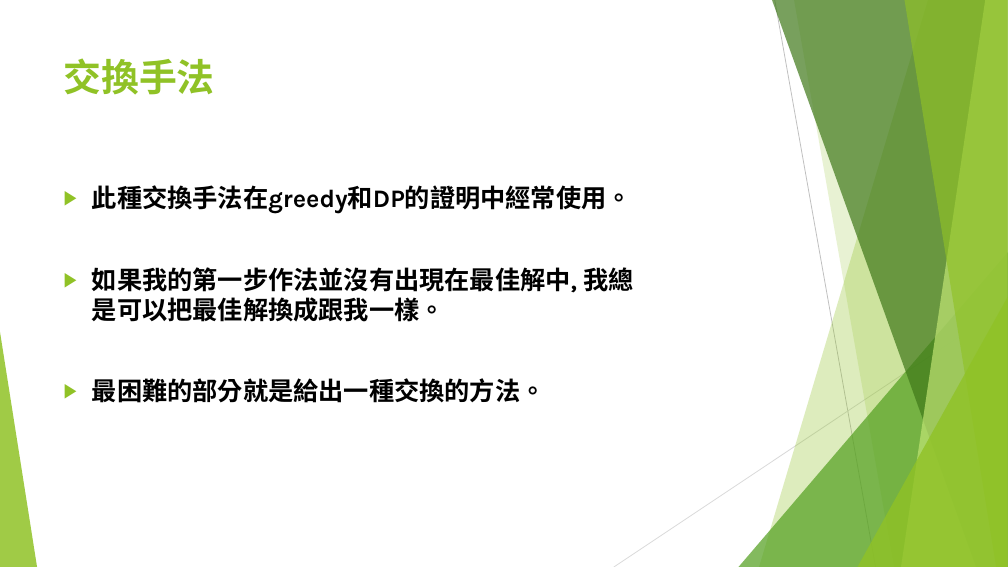
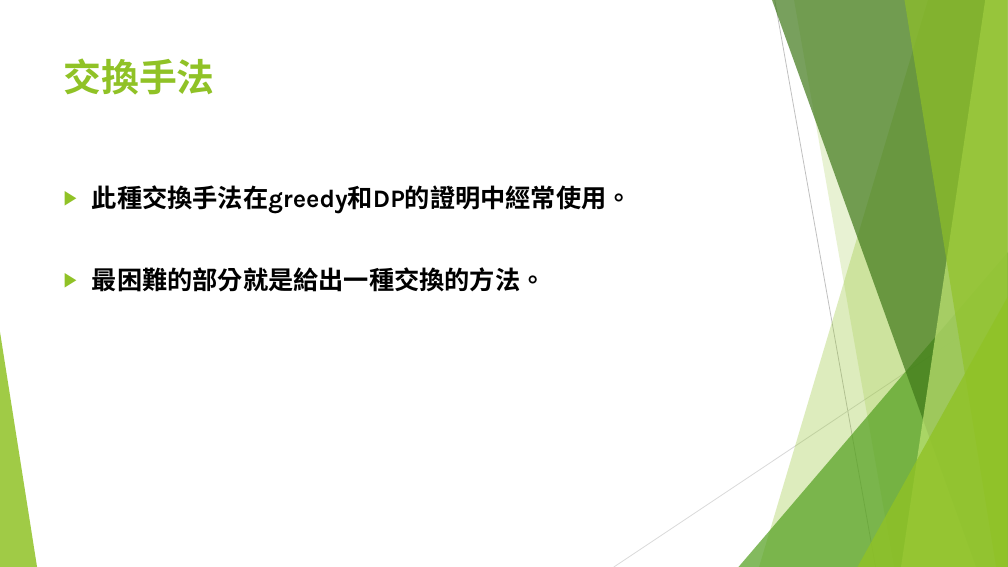
Before and after one commit to S920105123/DP2, a slide deck: slide 19 of presentation/進階動態規劃.pptx (slide 18 before the commit). Drawn at 1008x567 pixels with LibreOffice and Linux fonts; fonts in the diff are those of the drawing. Boxes give left, top, right and bottom in pixels: in the first picture for what was removed or moved away, otherwise in the second. Text is boxed around its words. In the diff, an @@ line names an element or a change of style, - is before the commit and + after.

```diff
--- a/presentation/進階動態規劃.pptx
+++ b/presentation/進階動態規劃.pptx
@@ text at [92,267,633,322]: paragraph removed @@
-▶ 如果我的第一步作法並沒有出現在最佳解中, 我總是可以把最佳解換成跟我一樣。
```
Also in this commit, not shown: 2 other slides changed, 8 slides added.
